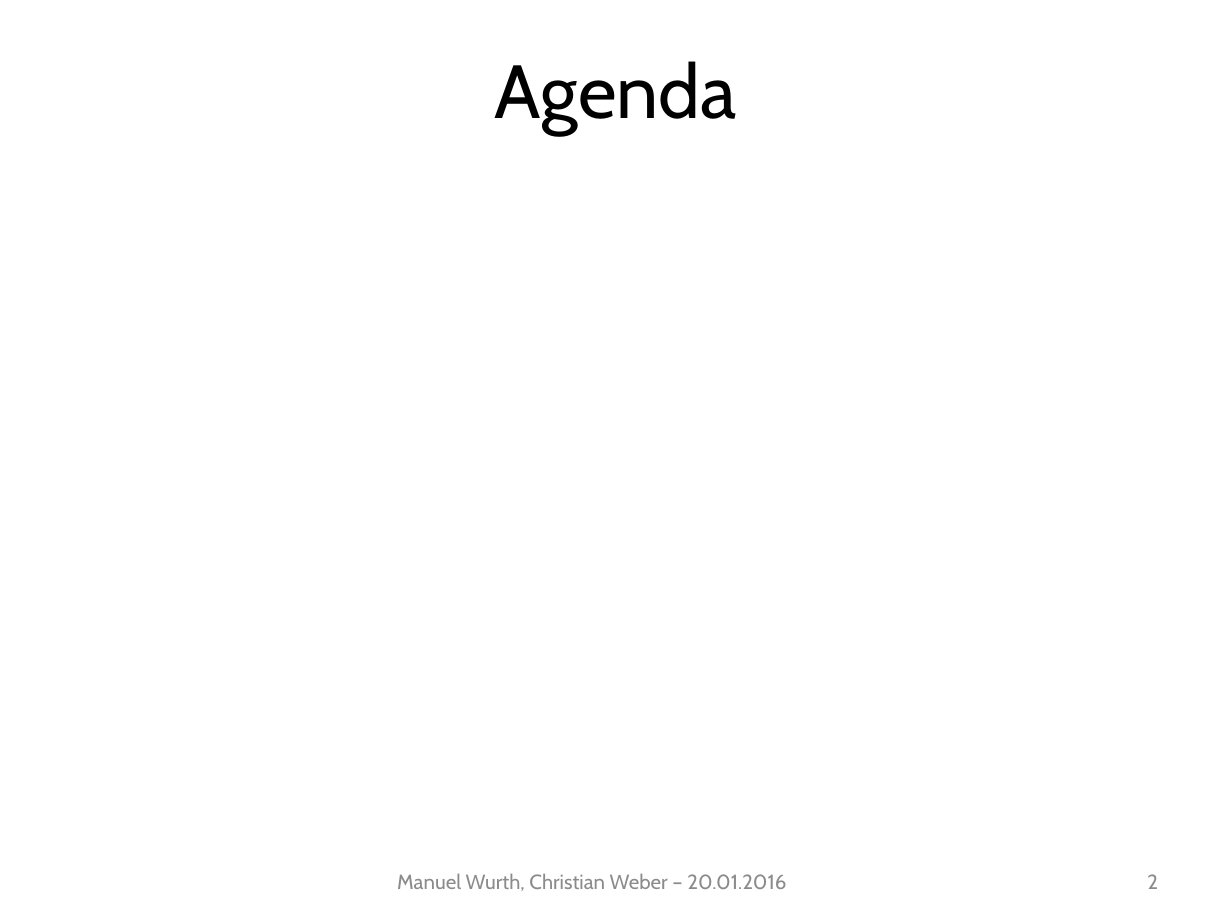
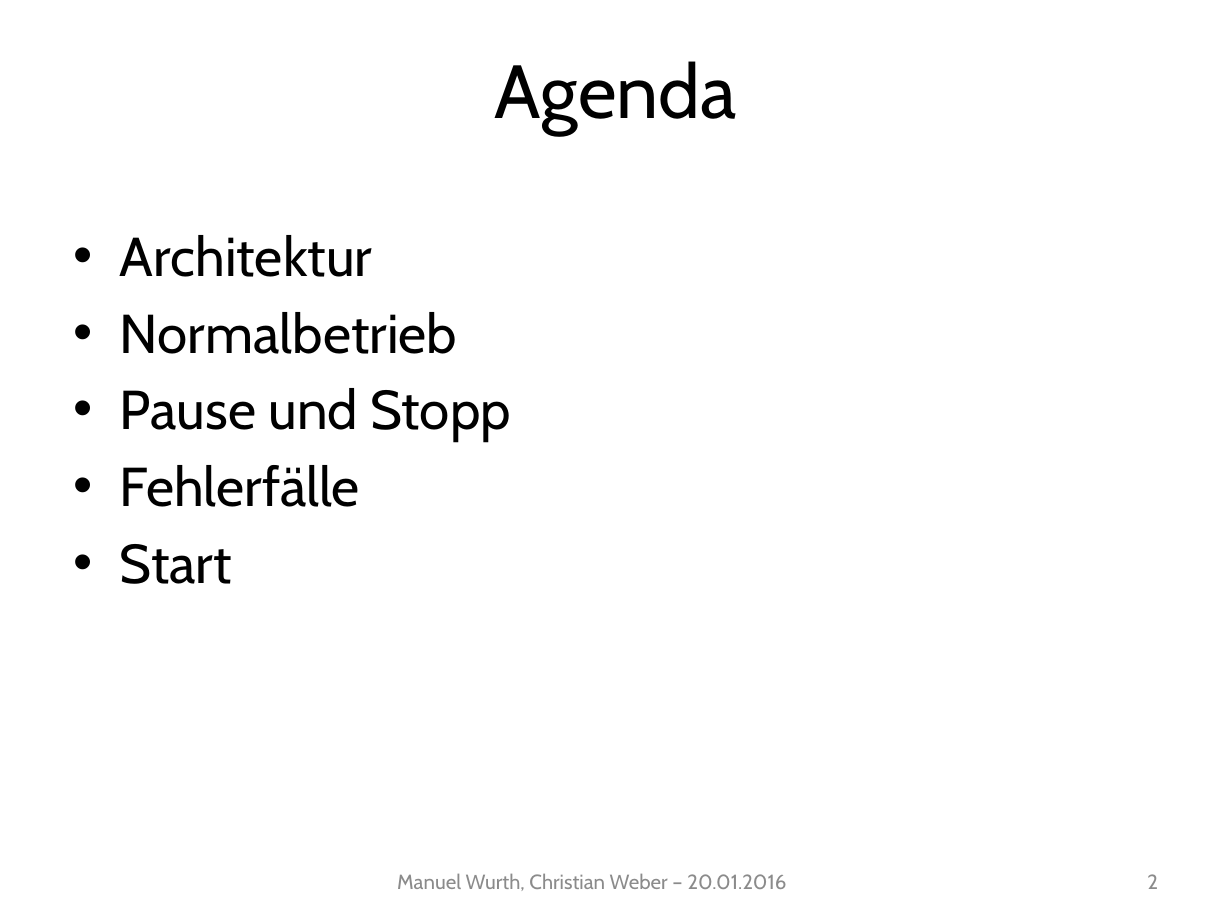
Before and after one commit to Mudvayne/FischertechnikSimulator, a slide deck: slide 2 of Documentation/Präsentation/Präsentation.pptx. Drawn at 1232x924 pixels with LibreOffice and Linux fonts; fonts in the diff are those of the drawing; background and template pictures are left out. Boxes give left, top, right and bottom in pixels: in the first picture for what was removed or moved away, otherwise in the second. Text is boxed around its words. In the diff, an @@ line names an element or a change of style, - is before the commit and + after.

Commit message:
updated presentation

```diff
--- a/Documentation/Präsentation/Präsentation.pptx
+++ b/Documentation/Präsentation/Präsentation.pptx
@@ text added at [120,235,512,584], 32 pt, text #000000 @@
+• Architektur
+• Normalbetrieb
+• Pause und Stopp
+• Fehlerfälle
+• Start
```
Also in this commit, not shown: 1 other slide changed, 9 slides added.
